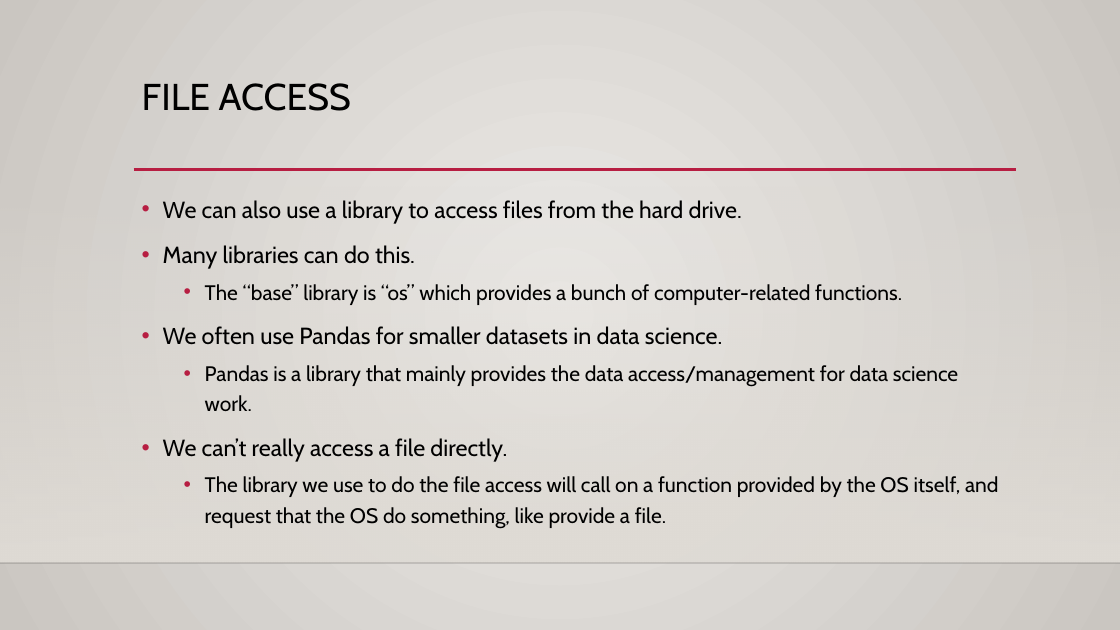
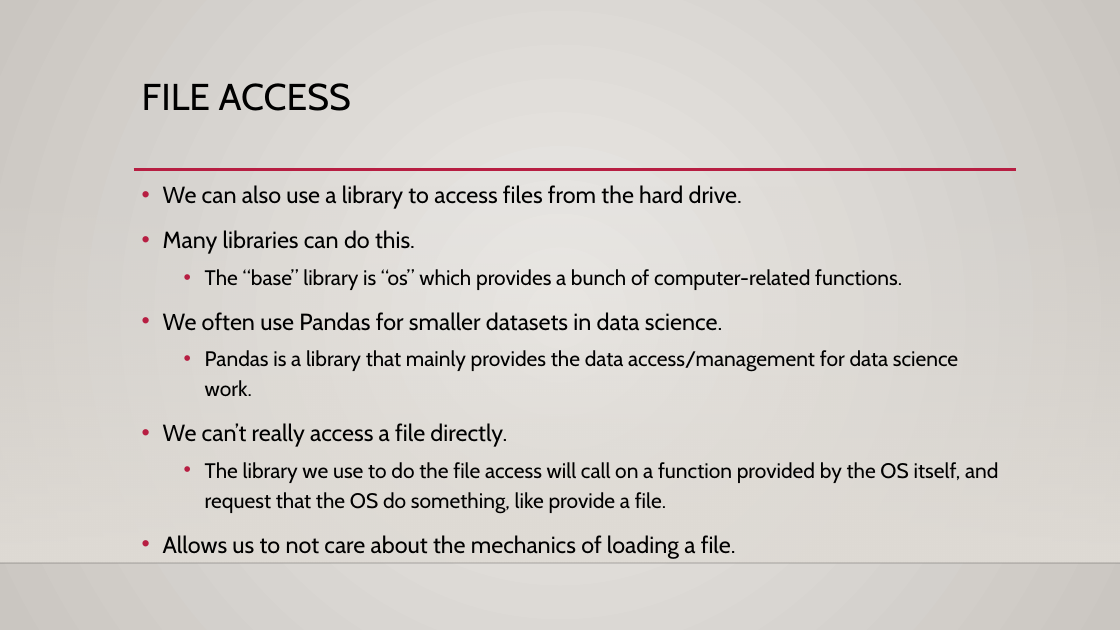
Before and after one commit to okohnkay/Programming_Basics_for_ML, a slide deck: slide 6 of course_material/slides/005_file_access.pptx. Drawn at 1120x630 pixels with LibreOffice and Linux fonts; fonts in the diff are those of the drawing; background and template pictures are left out. Boxes give left, top, right and bottom in pixels: in the first picture for what was removed or moved away, otherwise in the second. Text is boxed around its words. In the diff, an @@ line names an element or a change of style, - is before the commit and + after.

```diff
--- a/course_material/slides/005_file_access.pptx
+++ b/course_material/slides/005_file_access.pptx
@@ text "We can also use a ..." moved from (x1=163, y1=200, x2=998, y2=529) to (x1=163, y1=185, x2=998, y2=559) @@
@@ text at (x1=163, y1=535, x2=736, y2=559): paragraph added @@
+• Allows us to not care about the mechanics of loading a file.
```
Also in this commit, not shown: 3 other slides changed, 24 other files.
